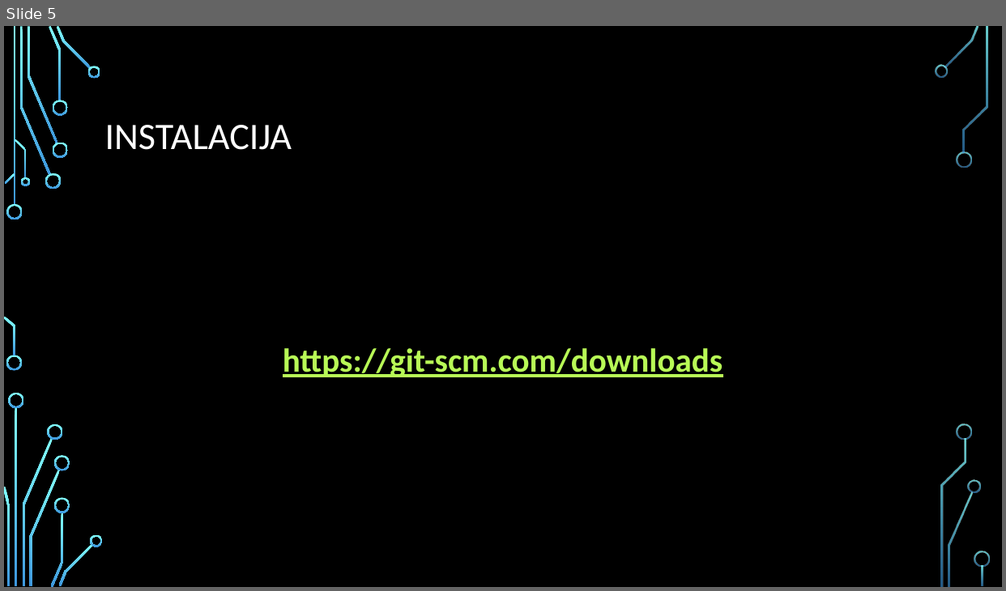
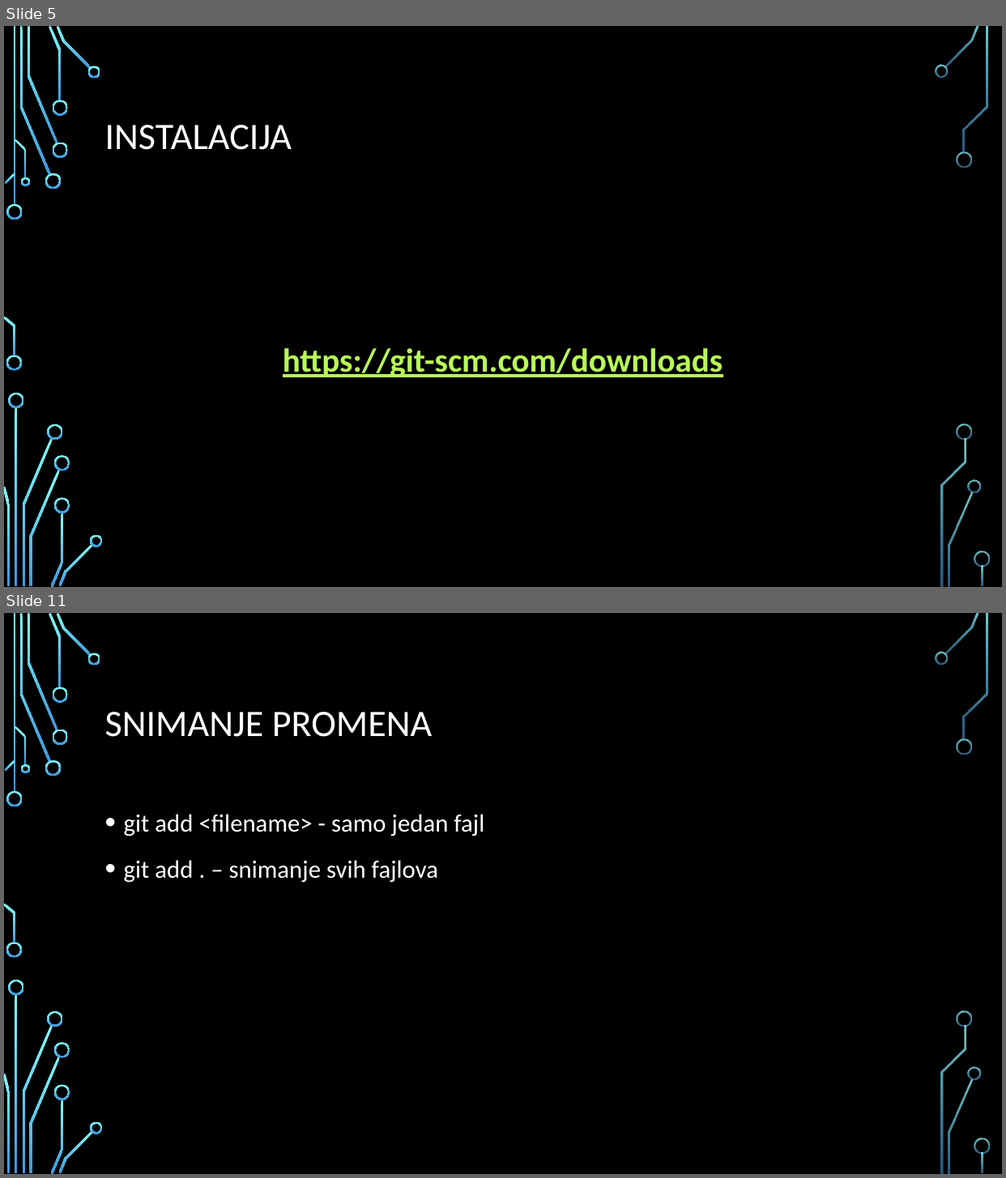
Before and after one commit to MihajloMilojevic/Sekcija, a slide deck: Git i github.pptx. Shown one above the other, each under a label of ours: slide 5 before the commit, slides 5 and 11 after it; the slides between them are not shown. The pictures are 1006x591 and 1006x1178 pixels, drawn with LibreOffice and Linux fonts; fonts in the diff are those of the drawing; background and template pictures are left out. Boxes give left, top, right and bottom in pixels: in the first picture for what was removed or moved away, otherwise in the second. Text is boxed around its words. In the diff, an @@ line names an element or a change of style, - is before the commit and + after.

```diff
--- a/Git i github.pptx
+++ b/Git i github.pptx
@@ slide 11 added at (4, 613, 1002, 1174), background picture (left out); not listed: 36 template elements that a slide beside it also shows @@
@@ title added at (105, 712, 432, 737), 36 pt, text #FFFFFF @@
+SNIMANJE PROMENA
@@ text added at (124, 814, 484, 883), 24 pt, text #FFFFFF @@
+• git add <filename> - samo jedan fajl
+• git add . – snimanje svih fajlova
```
Also in this commit, not shown: 25 other slides added.
